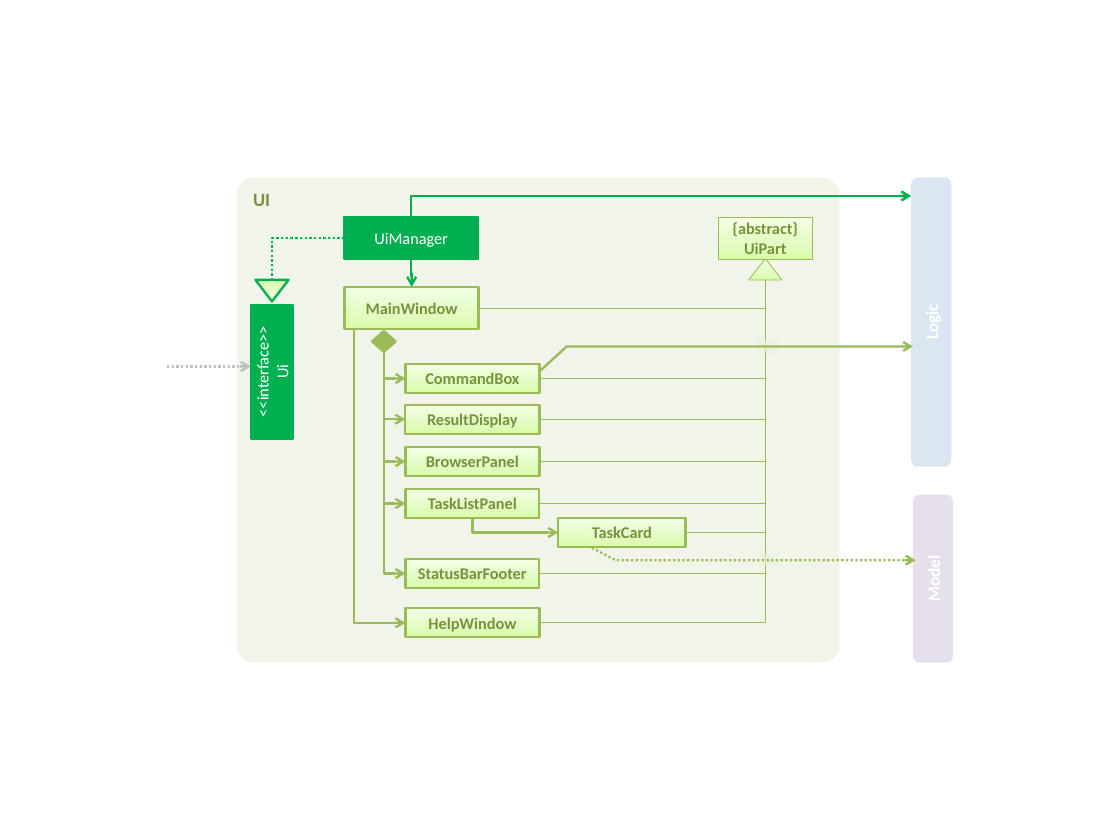
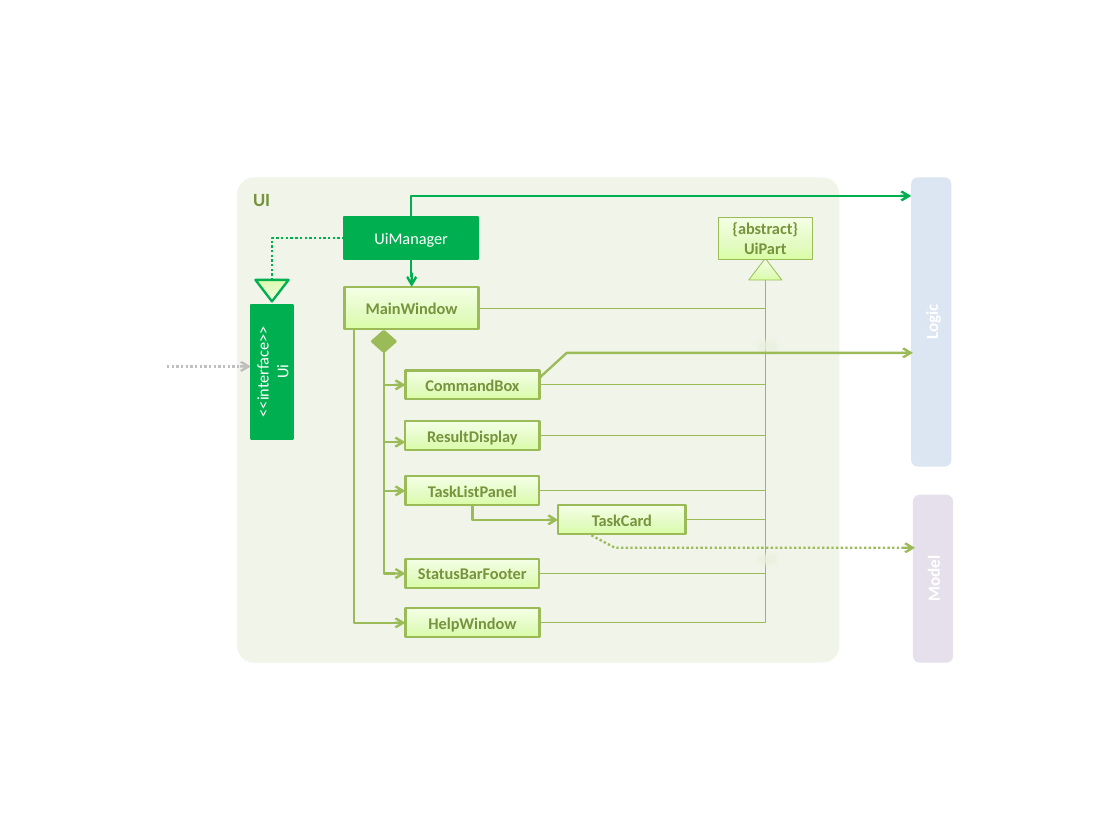
Before and after one commit to CS2103JAN2017-F14-B1/addressbook-level4, a slide deck: slide 8 of docs/diagrams/DG_diagrams.pptx. Drawn at 1120x840 pixels with LibreOffice and Linux fonts; fonts in the diff are those of the drawing. Boxes give left, top, right and bottom in pixels: in the first picture for what was removed or moved away, otherwise in the second. Text is boxed around its words. In the diff, an @@ line names an element or a change of style, - is before the commit and + after.

Commit message:
Edit Ui

```diff
--- a/docs/diagrams/DG_diagrams.pptx
+++ b/docs/diagrams/DG_diagrams.pptx
@@ elbow line moved from (540, 419) - (765, 280) to (540, 436) - (765, 297) @@
@@ elbow line moved from (765, 280) - (540, 504) to (765, 280) - (540, 491) @@
@@ elbow line removed from (765, 280) to (540, 461) @@
@@ elbow line moved from (765, 280) - (685, 532) to (765, 280) - (685, 520) @@
@@ elbow arrow moved from (384, 352) - (405, 504) to (384, 352) - (405, 491) @@
@@ elbow arrow moved from (384, 352) - (405, 379) to (384, 352) - (405, 385) @@
@@ elbow arrow removed from (384, 352) to (405, 461) @@
@@ 1 rectangle, 1 elbow line, 1 freeform shape: place and size @@
-1 rectangle, 1 elbow line, 1 freeform shape at (405,280,913,393)
+1 rectangle, 1 elbow line, 1 freeform shape at (405,287,913,400)
@@ elbow arrow moved from (384, 352) - (405, 419) to (384, 364) - (405, 442) @@
@@ rectangle "ResultDisplay": place and size @@
-rectangle "ResultDisplay" at (405,404,540,433)
+rectangle "ResultDisplay" at (405,421,540,450)
@@ rectangle removed at (405,447,540,476) @@
-BrowserPanel
@@ rectangle "TaskListPanel": place and size @@
-rectangle "TaskListPanel" at (405,489,540,519)
+rectangle "TaskListPanel" at (405,476,540,505)
@@ elbow arrow moved from (473, 517) - (558, 532) to (473, 505) - (558, 520) @@
@@ rectangle "TaskCard": place and size @@
-rectangle "TaskCard" at (558,517,685,547)
+rectangle "TaskCard" at (558,505,685,534)
@@ freeform shape: place and size @@
-freeform shape at (592,548,916,560)
+freeform shape at (591,535,915,548)
```
